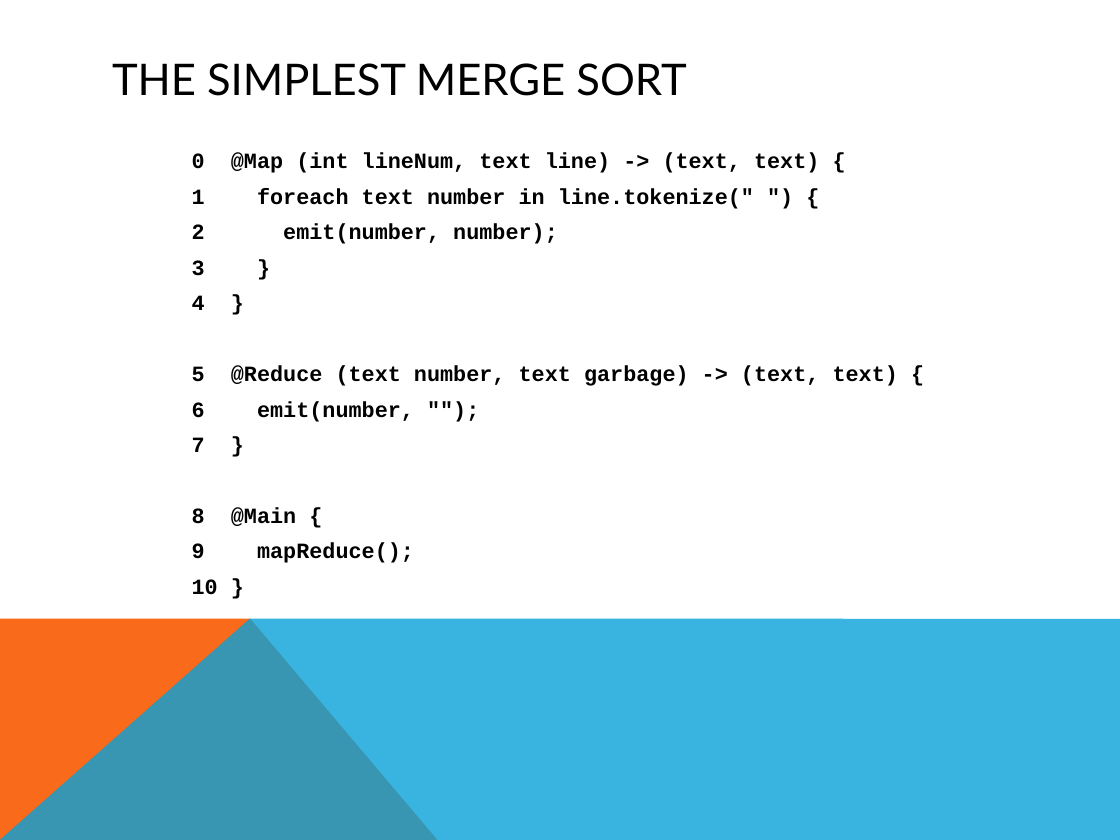
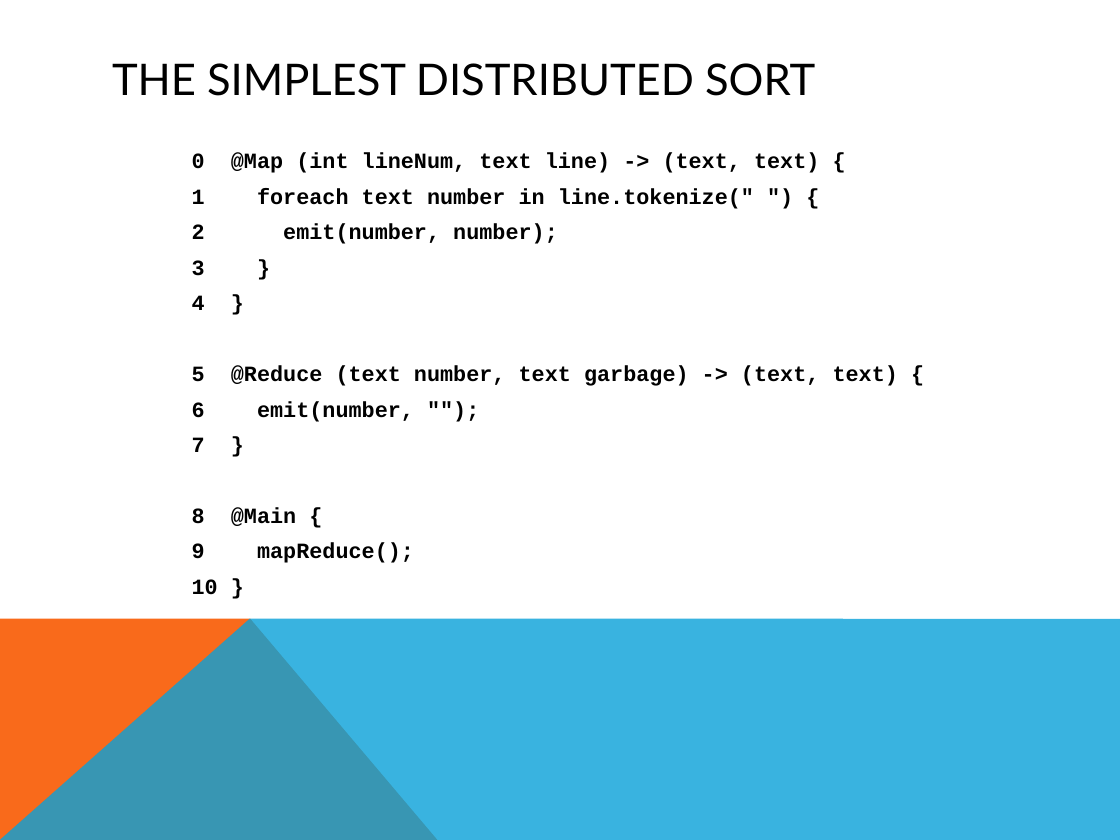
Before and after one commit to smessing/Hog, a slide deck: slide 6 of demo/demo.pptx. Drawn at 1120x840 pixels with LibreOffice and Linux fonts; fonts in the diff are those of the drawing. Boxes give left, top, right and bottom in pixels: in the first picture for what was removed or moved away, otherwise in the second. Text is boxed around its words. In the diff, an @@ line names an element or a change of style, - is before the commit and + after.

```diff
--- a/demo/demo.pptx
+++ b/demo/demo.pptx
@@ title at (x1=112, y1=63, x2=815, y2=96): text changed @@
-THE SIMPLEST MERGE SORT
+THE SIMPLEST DISTRIBUTED SORT
```
Also in this commit, not shown: 1 other slide changed.
